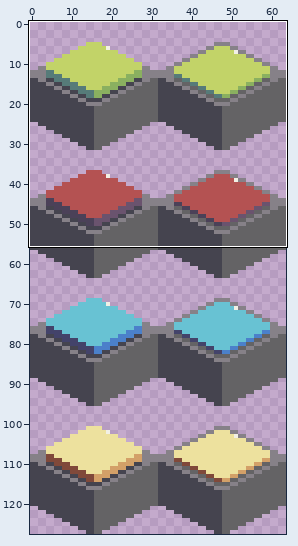
Pixel-art file: Assets/Resources/IsometricTiles/colored_tiles_map.aseprite. Above, an overview of the earlier version with the close-up marked.
Close-up. Old version:
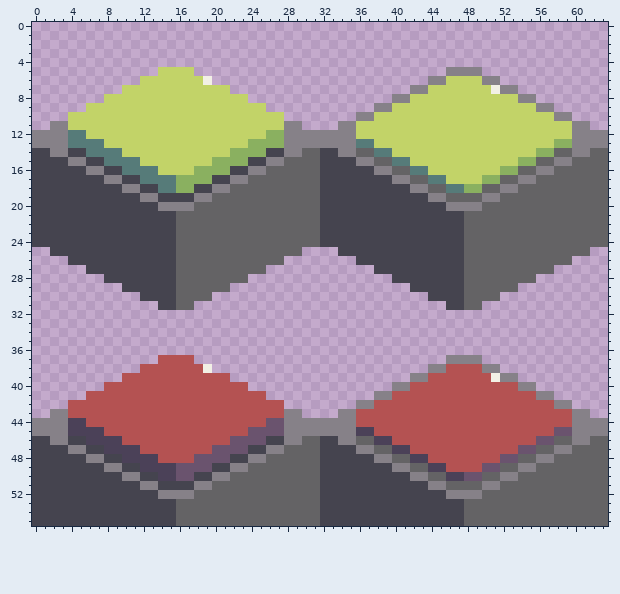
64x128 pixels, 1 frame. Shown: x 0..63, y 0..55. The commit also changed other parts of the picture, which this record leaves out.
The same view after the edit:
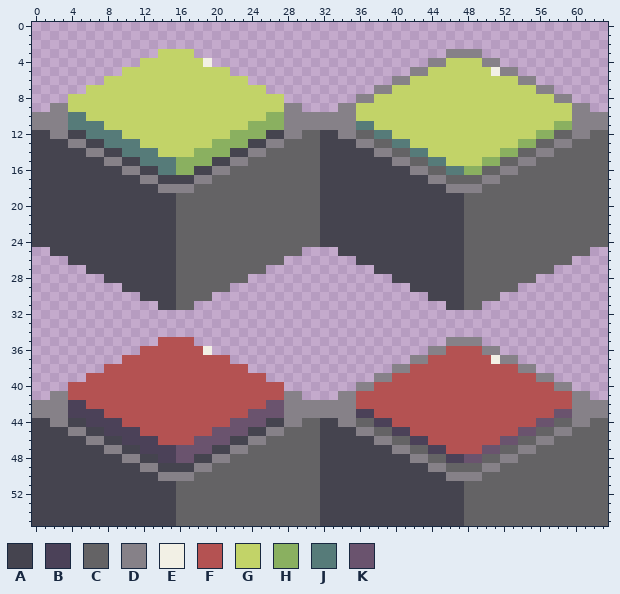
Palette (. is transparent): A #45444f  B #4b4158  C #646365  D #868188  E #f2f0e5  F #b45252  G #c2d368  H #8ab060  J #567b79  K #6a536e
The exact change:
Changed rows in their new state; - is an unchanged pixel.
Layers "decorations", "material":
first column x 0:
 3 --------------GGGG----------------------------DDDD--------------
 4 ------------GGGGGGGE------------------------DDGGGGDD------------
 5 ----------GGGG----GGGG--------------------DDGGGGGGGEDD----------
 6 --------GGGG-------GGGGG----------------DDGGGG----GGGGDD--------
 7 ------GGGG------------GGGG------------DDGGGG-------GGGGGDD------
 8 ----GGGG----------------GGGG--------DDGGGG------------GGGGDD----
 9 --DDGG--------------------GGDD----DDGGGG----------------GGGGDD--
10 DDDDJJ--------------------HHDDDDDDDDGG--------------------GGDDDD
11 DD--JJJJ----------------HHHH--DDDD--JJ--------------------HH--DD
12 AA--AAJJJJ------------HHHHAA--CCAA--CCJJ----------------HHCC--CC
13 AAAADDAAJJJJ--------HHHHAADDCCCCAAAADDCCJJ------------HHCCDDCCCC
14 --AA--DDAAJJJJ----HHHHAADDCCCC----AAAADDCCJJ--------HHCCDD--CC--
15 ----AA--DDAAJJJJHHHHAADDCCCC--------AAAADDCCJJ----HHCCDD--CC----
16 ------AA--DDAAJJHHAADDCCCC------------AAAADDCCJJHHCCDD--CC------
17 --------AA--DDAAAADDCCCC----------------AAAADDCCCCDD--CC--------
18 ----------AA--DDDDCCCC--------------------AAAADDDD--CC----------
19 ------------AA--CCCC------------------------AAAA--CC------------
20 --------------AACC----------------------------AACC--------------
first column x 0:
35 --------------FFFF----------------------------DDDD--------------
36 ------------FFFFFFFE------------------------DDFFFFDD------------
37 ----------FFFF----FFFF--------------------DDFFFFFFFEDD----------
38 --------FFFF-------FFFFF----------------DDFFFF----FFFFDD--------
39 ------FFFF------------FFFF------------DDFFFF-------FFFFFDD------
40 ----FFFF----------------FFFF--------DDFFFF------------FFFFDD----
41 --DDFF--------------------FFDD----DDFFFF----------------FFFFDD--
42 DDDDBB--------------------KKDDDDDDDDFF--------------------FFDDDD
43 DD--BBBB----------------KKKK--DDDD--BB--------------------KK--DD
44 AA--AABBBB------------KKKKAA--CCAA--CCBB----------------KKCC--CC
45 AAAADDAABBBB--------KKKKAADDCCCCAAAADDCCBB------------KKCCDDCCCC
46 --AA--DDAABBBB----KKKKAADDCCCC----AAAADDCCBB--------KKCCDD--CC--
47 ----AA--DDAABBBBKKKKAADDCCCC--------AAAADDCCBB----KKCCDD--CC----
48 ------AA--DDAABBKKAADDCCCC------------AAAADDCCBBKKCCDD--CC------
49 --------AA--DDAAAADDCCCC----------------AAAADDCCCCDD--CC--------
50 ----------AA--DDDDCCCC--------------------AAAADDDD--CC----------
51 ------------AA--CCCC------------------------AAAA--CC------------
52 --------------AACC----------------------------AACC--------------
Where, in picture pixels (left, top, right, bottom), the same in both close-ups:
changed: (32, 49, 608, 211)
changed: (32, 337, 608, 499)
